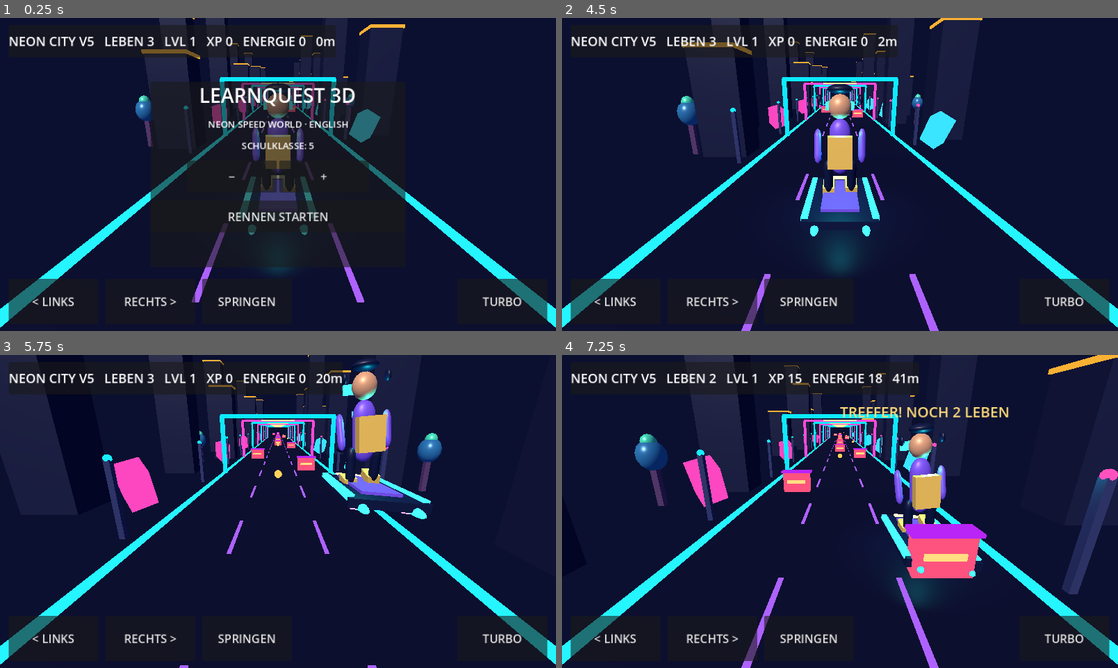
Above: before the commit, frames 1-4 (two rows, left to right).
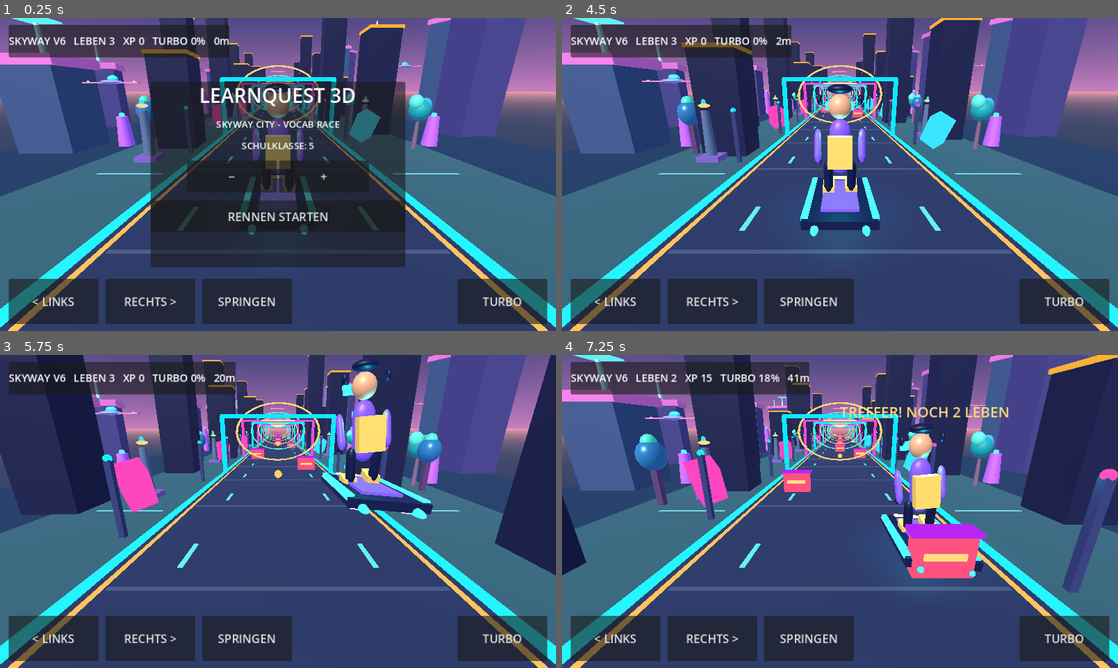
Above: after the commit, the same moments.

Repository: mtothek0703/learnquest-unity-web
Game: Godot game, scene res://main.tscn
Same seed, same stepped clock (60 frames per second), same inputs: the game is played once before the commit and once after it.
Inputs:
- Up to frame 1 (0.25 s): no input
- Up to frame 2 (4.5 s): click "RECHTS >" at 0.5 s; click "SPRINGEN" at 1.25 s; click "TURBO" at 2 s; click "−" at 2.75 s; click "+" at 3.5 s; click "RENNEN STARTEN" at 4.25 s
- Up to frame 3 (5.75 s): hold Right from 5.03 s (still down); tap Space at 5.27 s
- Up to frame 4 (7.25 s): release Right at 5.78 s; hold S 5.78-6.53 s; tap Space at 6.02 s; hold Right from 6.53 s (still down)

The runs differ from the first frame. In frame 1, 67% of the frame differs, in the area x 0-100%, y 0-100%; in frame 2, 78%; in frame 3, 69%; in frame 4, 69%.

Commit message:
feat: integrate Skyway 3D world with gradient sunset, city depth and new HUD

Diff:
--- a/godot/world.gd
+++ b/godot/world.gd
@@ -79,17 +79,26 @@
 func _create_world() -> void:
     var env := WorldEnvironment.new()
     var resource := Environment.new()
-    resource.background_mode = Environment.BG_COLOR
-    resource.background_color = Color("#0b1030")
+    resource.background_mode = Environment.BG_SKY
+    var sky := Sky.new()
+    var sky_gradient := ProceduralSkyMaterial.new()
+    sky_gradient.sky_top_color = Color("#132c67")
+    sky_gradient.sky_horizon_color = Color("#ca7fc0")
+    sky_gradient.ground_horizon_color = Color("#ec9ca8")
+    sky_gradient.ground_bottom_color = Color("#394568")
+    sky_gradient.use_debanding = true
+    sky.sky_material = sky_gradient
+    resource.sky = sky
+    resource.background_color = Color("#24345c")
     resource.ambient_light_source = Environment.AMBIENT_SOURCE_COLOR
-    resource.ambient_light_color = Color("#727bc8")
-    resource.ambient_light_energy = 0.7
+    resource.ambient_light_color = Color("#b5caff")
+    resource.ambient_light_energy = 0.95
     env.environment = resource
     add_child(env)
 
     var sun := DirectionalLight3D.new()
     sun.rotation_degrees = Vector3(-42, -28, 0)
-    sun.light_energy = 1.1
+    sun.light_energy = 1.35
     add_child(sun)
 
     var camera := Camera3D.new()
@@ -124,6 +133,11 @@
     marker.omni_range = 5.0
     rider.add_child(marker)
     marker.position = Vector3(0, 2, 0)
+
+    var zone_script = preload("res://neon_environment.gd")
+    var zone = zone_script.new()
+    zone.name = "LearnQuest Skyway world"
+    add_child(zone)
 
     # Build cinematic roadside structures with physically modeled depth.
     for i in range(9):
@@ -299,7 +313,7 @@
     top.custom_minimum_size = Vector2(360, 56)
     canvas.add_child(top)
     hud = Label.new()
-    hud.add_theme_font_size_override("font_size", 22)
+    hud.add_theme_font_size_override("font_size", 18)
     top.add_child(hud)
 
     var controls := HBoxContainer.new()
@@ -332,7 +346,7 @@
     heading.add_theme_font_size_override("font_size", 34)
     start_column.add_child(heading)
     var sub := Label.new()
-    sub.text = "NEON SPEED WORLD · ENGLISH"
+    sub.text = "SKYWAY CITY - VOCAB RACE"
     sub.horizontal_alignment = HORIZONTAL_ALIGNMENT_CENTER
     start_column.add_child(sub)
     grade_label = Label.new()
@@ -443,7 +457,7 @@
 
 func _refresh_hud() -> void:
     if hud != null:
-        hud.text = "NEON CITY V5   LEBEN %d   LVL %d   XP %d   ENERGIE %d   %dm" % [lives, 1 + xp / 200, xp, power, int(distance)]
+        hud.text = "SKYWAY V6   LEBEN %d   XP %d   TURBO %d%%   %dm" % [lives, xp, power, int(distance)]
 
 func _process(delta: float) -> void:
     if feedback_time > 0:
